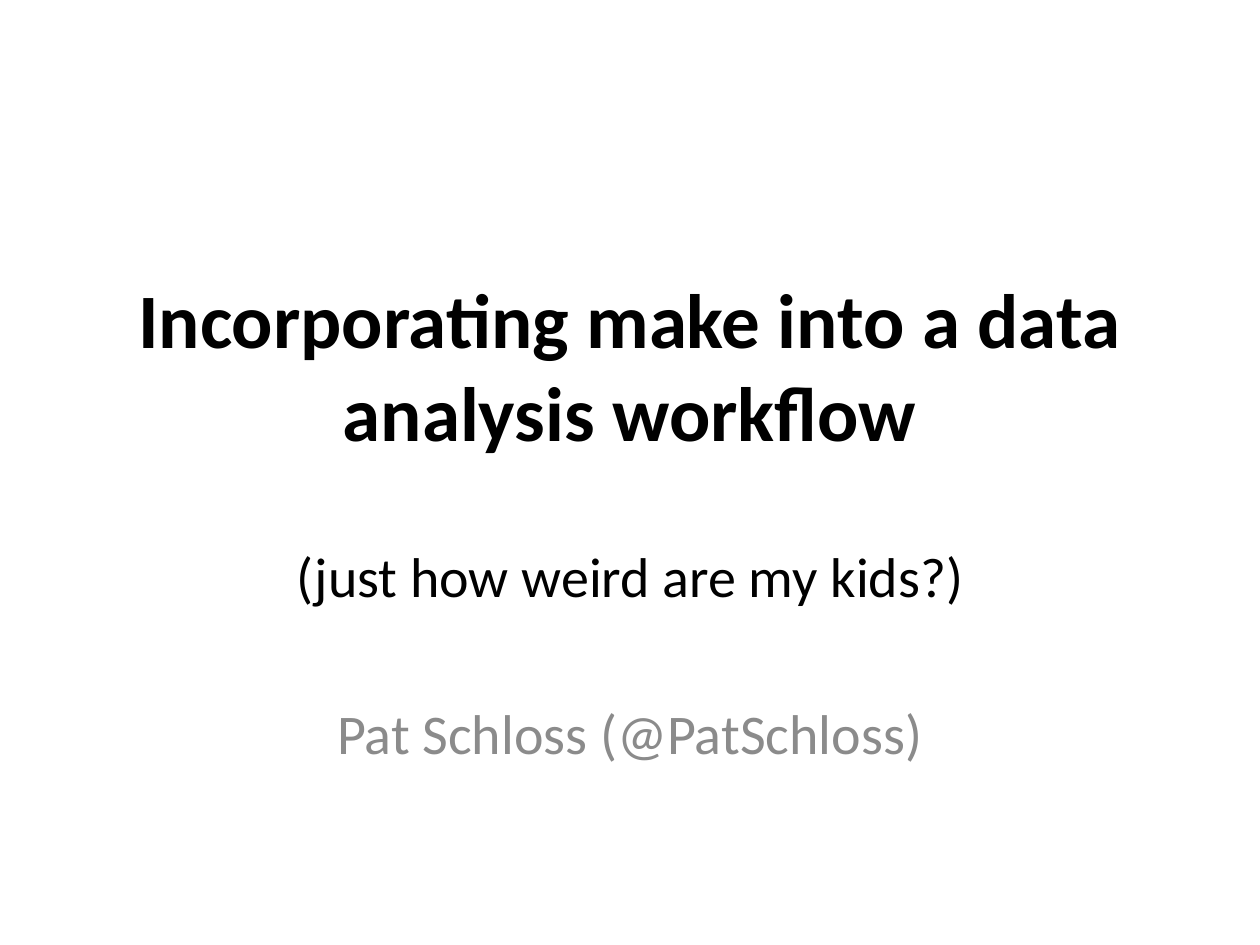
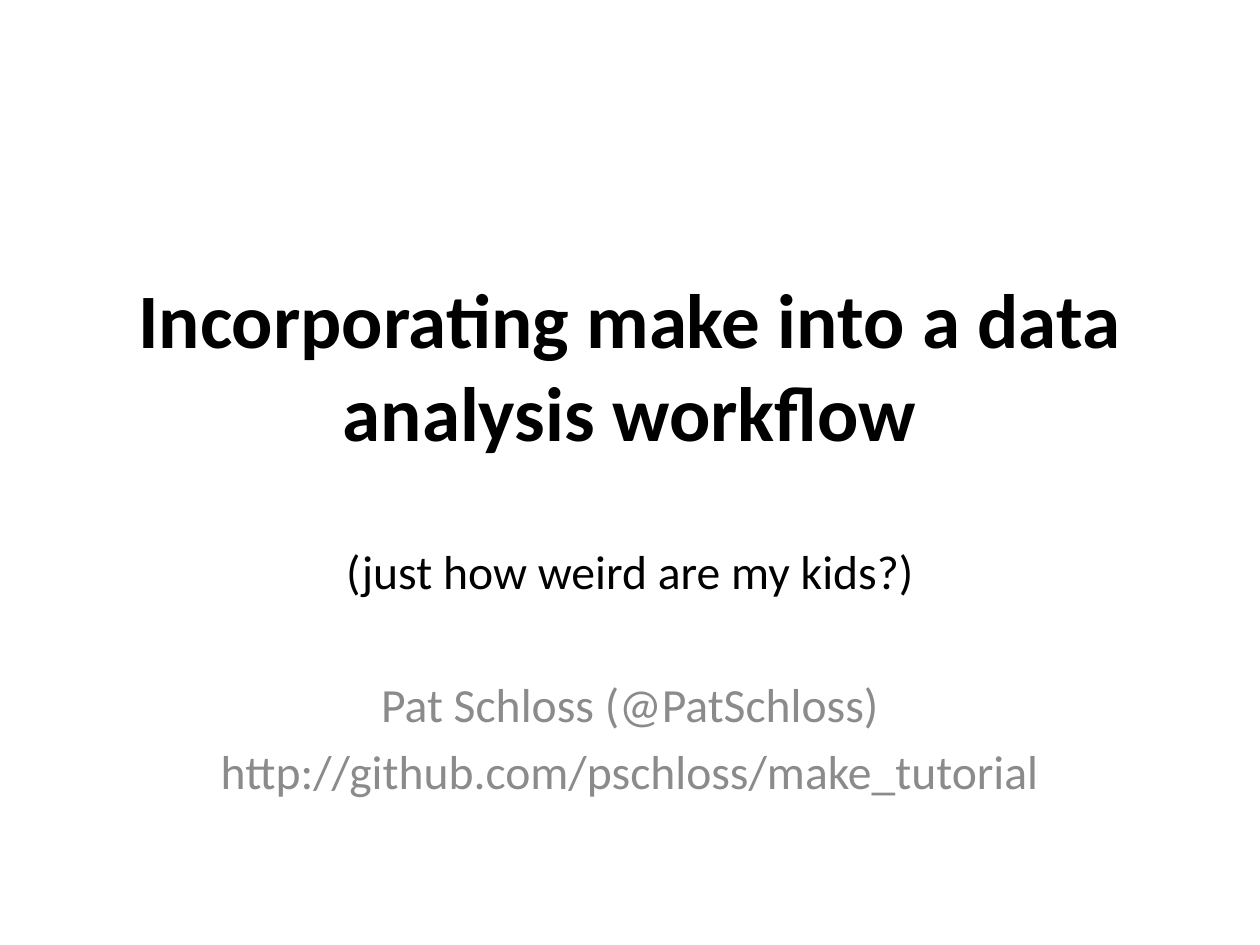
Before and after one commit to riffomonas/make_tutorial, a slide deck: slide 1 of talk.pptx. Drawn at 1260x945 pixels with LibreOffice and Linux fonts; fonts in the diff are those of the drawing. Boxes give left, top, right and bottom in pixels: in the first picture for what was removed or moved away, otherwise in the second. Text is boxed around its words. In the diff, an @@ line names an element or a change of style, - is before the commit and + after.

```diff
--- a/talk.pptx
+++ b/talk.pptx
@@ subtitle at box(346, 554, 914, 729): size 32 to 27.2 pt in "(just how weird are my kids?)", "Pat Schloss (@PatSchloss)" @@
@@ subtitle at box(221, 756, 1038, 797): paragraph added @@
+http://github.com/pschloss/make_tutorial
```
Also in this commit, not shown: 2 other slides changed, 1 slide added.
